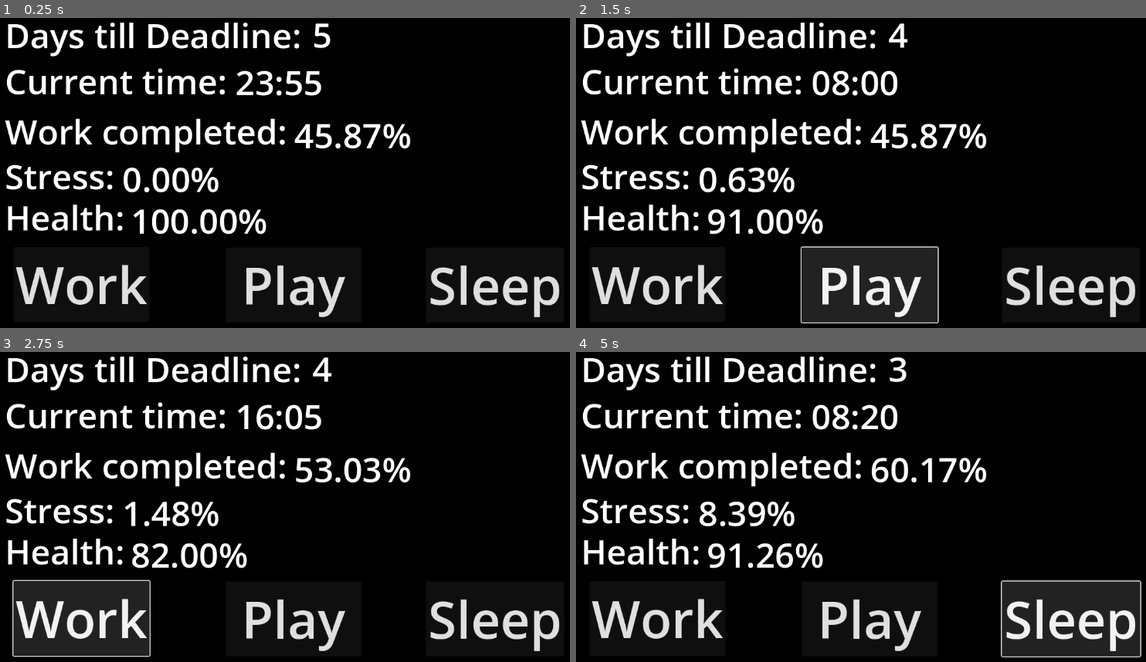
Above: before the commit, frames 1-4 (two rows, left to right).
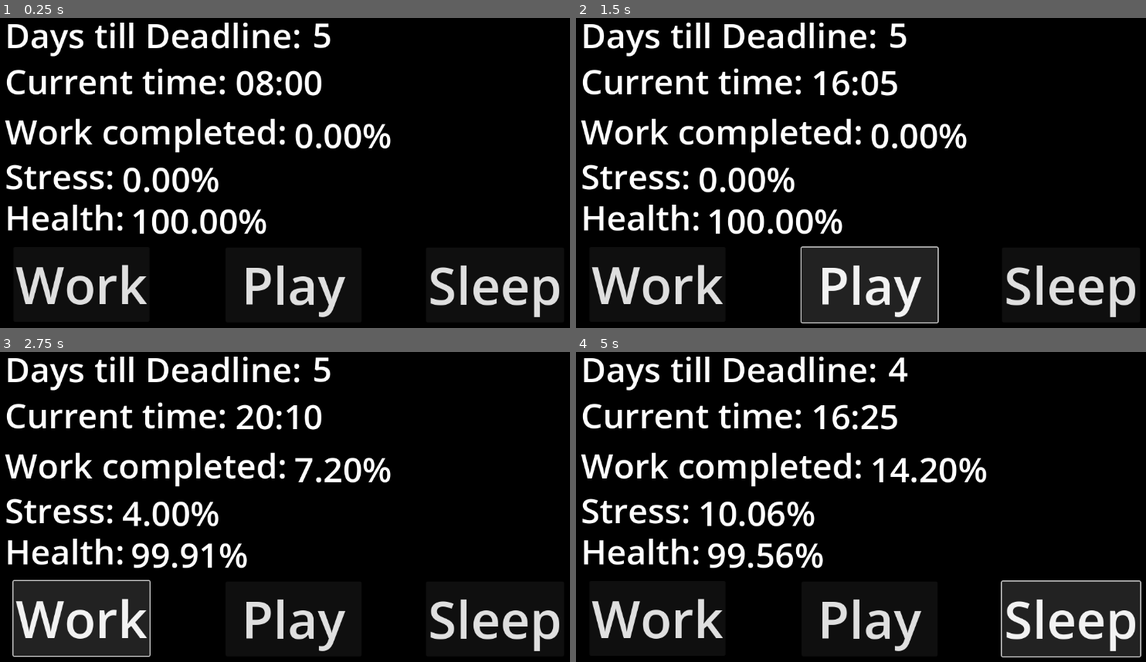
Above: after the commit, the same moments.

Repository: rschlegeTH/EPWS2526PritzkauSchlegel
Game: Godot game, scene res://main_scene.tscn
Two runs of this game, one before a commit and one after it. Both use one fixed random seed, a clock stepped at 60 frames per second and the inputs below.
Inputs:
- Up to frame 1 (0.25 s): no input
- Up to frame 2 (1.5 s): click "Play" at 0.5 s; click "Play" at 1.25 s
- Up to frame 3 (2.75 s): click "Work" at 2 s
- Up to frame 4 (5 s): click "Sleep" at 2.75 s; click "Work" at 3.5 s; click "Sleep" at 4.25 s

The runs differ from the first frame. In frame 1, 1.3% of the frame differs, in the area x 41-73%, y 16-43%; in frame 2, 2.6%, in the area x 23-73%, y 1-70%; in frame 3, 2.3%; in frame 4, 2.3%.

Commit message:
Variabel Kurven hinzugefügt und weitere anpassungen

Diff:
--- a/Development/new-game-project/main_scene.tscn
+++ b/Development/new-game-project/main_scene.tscn
@@ -10,6 +10,22 @@
 [ext_resource type="Script" uid="uid://66broqn01w7x" path="res://scritps/sleep_button.gd" id="4_qwutr"]
 [ext_resource type="Script" uid="uid://d24isyeimle14" path="res://scritps/health.gd" id="5_7ycvg"]
 
+[sub_resource type="Curve" id="Curve_7ycvg"]
+_data = [Vector2(0.32911396, 0), 0.0, 0.74528307, 0, 1, Vector2(1, 0.5), 0.74528307, 0.0, 1, 0]
+point_count = 2
+
+[sub_resource type="Curve" id="Curve_wr18j"]
+_data = [Vector2(0, 0), 0.0, 0.5, 0, 1, Vector2(1, 0.5), 0.5, 0.0, 1, 0]
+point_count = 2
+
+[sub_resource type="Curve" id="Curve_qwutr"]
+_data = [Vector2(0, 0), 0.0, 0.5, 0, 1, Vector2(1, 0.5), 0.5, 0.0, 1, 0]
+point_count = 2
+
+[sub_resource type="Curve" id="Curve_671wp"]
+_data = [Vector2(0, 0), 0.0, 0.5, 0, 1, Vector2(1, 0.5), 0.5, 0.0, 1, 0]
+point_count = 2
+
 [node name="main_scene" type="Node2D"]
 
 [node name="UpdateTimer" type="Timer" parent="."]
@@ -17,11 +33,11 @@
 
 [node name="Variablen-Manager" parent="." instance=ExtResource("1_hq1ik")]
 unique_name_in_owner = true
-productivity = 99.815
-completion = 45.872
-time_Minutes = 55
-time_Hour = 23
-ticksSinceSleep = 200
+g_modTicksSinceSleep = SubResource("Curve_7ycvg")
+g_modStress = SubResource("Curve_wr18j")
+s_modDead = SubResource("Curve_qwutr")
+s_modGesundheit = SubResource("Curve_671wp")
+time_Hour = 8
 
 [node name="Camera2D" type="Camera2D" parent="."]
 
--- a/Development/new-game-project/scritps/variable_manager.gd
+++ b/Development/new-game-project/scritps/variable_manager.gd
@@ -1,3 +1,4 @@
+@tool
 extends Node
 #Hauptparameter
 @export_range(0, 100) var gesundheit: float = 100 ## Gesundheitsvariable. Standard ist 100.
@@ -5,9 +6,16 @@
 @export_range(0, 100) var productivity: float = 100 ## Produktivitätsvariable beschreibt die Produktivät bei Ausführen einer Aufgabe. Standard ist 100.
 @export_range(0, 100) var completion: float = 0 ## Arbeitsfortschritt. Standard ist 0
 
+#Kurven zur Parameter mod variabeln
+@export var g_modTicksSinceSleep: Curve ## Kurve welche den Einfluss von ticksSinceSleep auf g_mod beschreibt
+@export var g_modStress: Curve ## Kurve welche den Einfluss von stress auf g_mod beschreibt
+@export var s_modDead: Curve ## Kurve welche den Einfluss von dead auf s_mod beschreibt
+@export var s_modGesundheit: Curve ## Kurve welche den Einfluss von gesundheit auf s_mod beschreibt
+
 # Zeit für die Uhrzeit
+const  minuteTick: int = 5
 @export_group("Zeit", "time")
-@export_range(0,55, 5) var time_Minutes:int = 0 ## Der Minutenteil der Uhrzeit.
+@export_range(0,60-minuteTick, minuteTick) var time_Minutes:int = 0 ## Der Minutenteil der Uhrzeit.
 @export_range(0,23) var time_Hour:int = 0 ## Der Stundenanteil der Uhrzeit.
 # Deadline-Segment der Zeit
 var dead: int = 1 ## Verbleibende Zeit zur deadline, zählt aufwärts, wichtig für calcStress, da höherer Wert = höherer Stresszuwachs
@@ -27,19 +35,28 @@
 # Anpassen, weil g_mod < 1 und clamp immer auf 1 setzt
 ## Führt die Kalkulation des Gesundheitswertes aus.
 func calcGes() -> void:
-	var g_mod = 0 ## Gesundheits_Modifikitor, also der Wert, um den die Gesundheit verändert wird
-	var erhöhung = 0.1 ## Wachtum der Kurve
-	if(ticksSinceSleep < 96):
-		g_mod = tanh((stress)/SDIV)
-	else:
-		g_mod = tanh(stress)/SDIV + tanh((ticksSinceSleep-96)* erhöhung)
+	var g_mod: float = 0.0 ## Gesundheits_Modifikitor, also der Wert, um den die Gesundheit verändert wird
+	var ticksSinceSleepPortion: float = 0.0 ## Der Anteil den ticksSinceSleep auf g_mod hat
+	var stessPortion: float = 0.0 ## Der Anteil den stress auf g_mod hat
+
+	ticksSinceSleepPortion = g_modTicksSinceSleep.sample(ticksSinceSleep/(48.0*60.0/minuteTick)) # Berechnet den Anteil von ticksSinceSleep auf g_mod. Begrenzt auf maximal 48 stunden
+	stessPortion = g_modStress.sample(stress/100.0) # Berechnet den Anteil von stress auf g_mod
+
+	g_mod = -(ticksSinceSleepPortion + stessPortion)
 	g_mod = clampf(g_mod, -1, 1) #Ist 1 ein guter Wert für einen Clamp?
-	gesundheit = clamp(gesundheit - g_mod, 0, 100)
+	gesundheit = clamp(gesundheit + g_mod, 0, 100)
 
 ## Führt die Kalkulation des Stresswertes aus
 func calcStress() -> void:
 	var s_mod:float # Stress_Modifikator, also der Wert, um den Stress verändert wird
-	s_mod = (-gesundheit)/SDIV + ((-completion+100) * dead)/SDIV #deadline Wert(dead) beobachten
+	var deadPortion: float = 0.0
+	var gesundheitPortion: float = 0.0
+
+	deadPortion = s_modDead.sample((100.0-completion) * (dead-1) / 500.0)
+	gesundheitPortion = s_modGesundheit.sample(1.0-gesundheit/100.0)
+
+	s_mod = deadPortion + gesundheitPortion
+	#s_mod = (-gesundheit)/SDIV + ((-completion+100) * dead)/SDIV #deadline Wert(dead) beobachten
 	s_mod = clampf(s_mod, -1, 1) # s_mod darf sich nur zwischen -1 bis 1 befinden und wird auf diese Limitiert
 	stress = clamp(stress + s_mod, 0, 100) # Werte anwenden
 
@@ -49,15 +66,21 @@
 	productivity = clampf(gesundheit - stress / localDivider, 0, 100)
 
 ## Erhöht den Completion-Wert um 1 oder den Eingabewert
-func addCompletion(completionGrowth = 1) -> void:
+func addCompletion(completionGrowth) -> void:
 	if(completion == 100):
 		print("Work Successfull!!!")
 		return
 	var prodPercent:float = productivity /100 ## Productivity durch 100 teilen, um einen Wert kleiner 1 zu erhalten.
-	completion = clamp( completion + clamp(completionGrowth, 0, 100) * prodPercent, 0, 100)
+	completion = completion + completionGrowth * prodPercent
+	completion = clampf(completion, 0, 100)
+
 ## Gesundheit um den Eingabewert Erhöhen, Standartwert ist 30
 func addGesundheit(Ges_Inc:float = 30) -> void:
-	gesundheit = clampf(gesundheit+ Ges_Inc, 0, 100)
+	gesundheit = clampf(gesundheit + Ges_Inc, 0, 100)
+
+## Stress um den Eingabewert Erhöhen, Standartwert ist 10
+func addStress(Stress_Inc:float = 10) -> void:
+	stress = clampf(stress + Stress_Inc, 0, 100)
 
 ## Buttone
 func workButton () -> void:
@@ -71,8 +94,9 @@
 	playGame()
 
 ## Erhöht den Arbeitsfortschritt um die investierte Zeit und verbraucht die investierte Zeit.
-func work(time_spent:int = 8, standardIncrease: float = 1 ) -> void:
+func work(time_spent:int = 4, standardIncrease: float = 1.8) -> void: # standardIncrease beschreibt wie viel prozent Arbeit der Spieler pro Stunde schafft
 	@warning_ignore("narrowing_conversion") addCompletion(time_spent * standardIncrease)
+	addStress(time_spent)
 	increase_Time(time_spent)
 
 ## Schlafen, erhöht Gesundheitswert abhängig von der verbrauchten Zeit und verringert die Zeit um time_spent. standardIncrease beschreibt den Gesundheitsgewinn pro Stunde.
@@ -100,8 +124,8 @@
 ## Uhrzeit erhöhen um einen bestimmten Stundend-Wert, sollte keine Wert übergeben werden oder der Wert 0 sein, wird die Zeit um 5 min erhöht.
 func increase_Time(time_Inc:int = 0) -> void:
 	if(time_Inc == 0): ## Normaler Fortschritt der Zeit
-		if(time_Minutes < 55):
-			time_Minutes = time_Minutes + 5
+		if(time_Minutes < 60-minuteTick):
+			time_Minutes = time_Minutes + minuteTick
 		elif(time_Hour < 23):
 			time_Minutes = 0
 			time_Hour = time_Hour + 1
@@ -115,7 +139,7 @@
 			calcGes()
 			calcStress()
 			calcProductitvity()
-			ticksSinceSleep = ticksSinceSleep + 1
+			ticksSinceSleep = ticksSinceSleep + 60/minuteTick # 60 min durch den Tickwert
 	elif(dead != DEADLINE): ## Aktivität geht in den nächsten Tag
 		time_Hour = time_Hour + time_Inc - 24
 		dead = dead + 1
@@ -123,7 +147,7 @@
 			calcGes()
 			calcStress()
 			calcProductitvity()
-			ticksSinceSleep = ticksSinceSleep + 1
+			ticksSinceSleep = ticksSinceSleep + 60/minuteTick # 60 min durch den Tickwert
 	if(dead == DEADLINE): #Deadline könnte um 23:55 getriggert werden, statt um 00:00
 		print("Deadline")
 
Not shown: 1 places in Development/new-game-project/main_scene.tscn that only renumber resources
